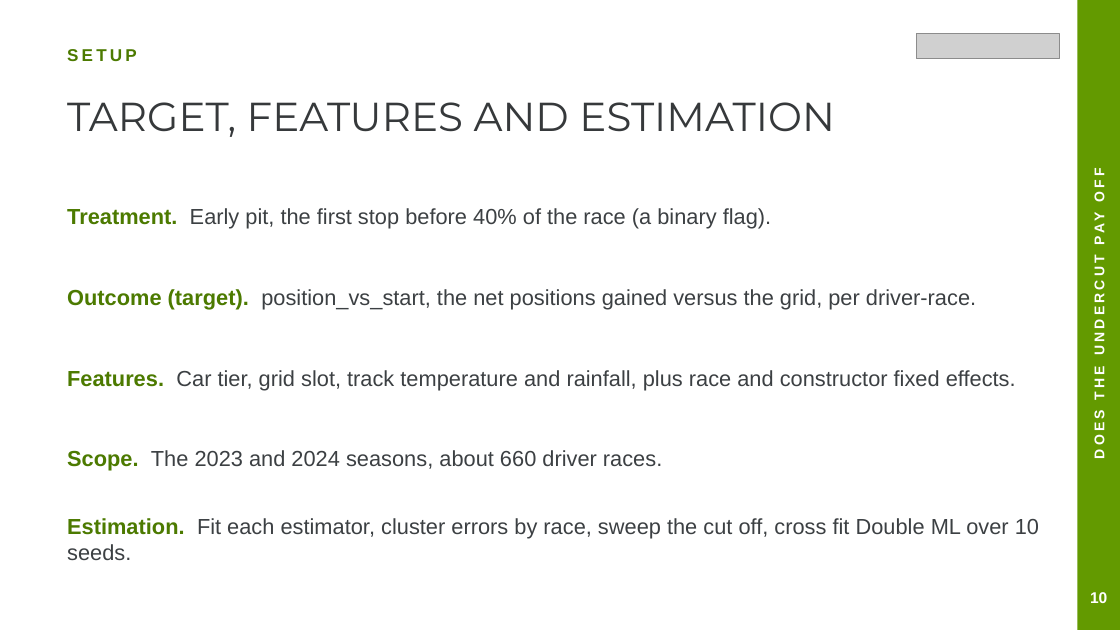
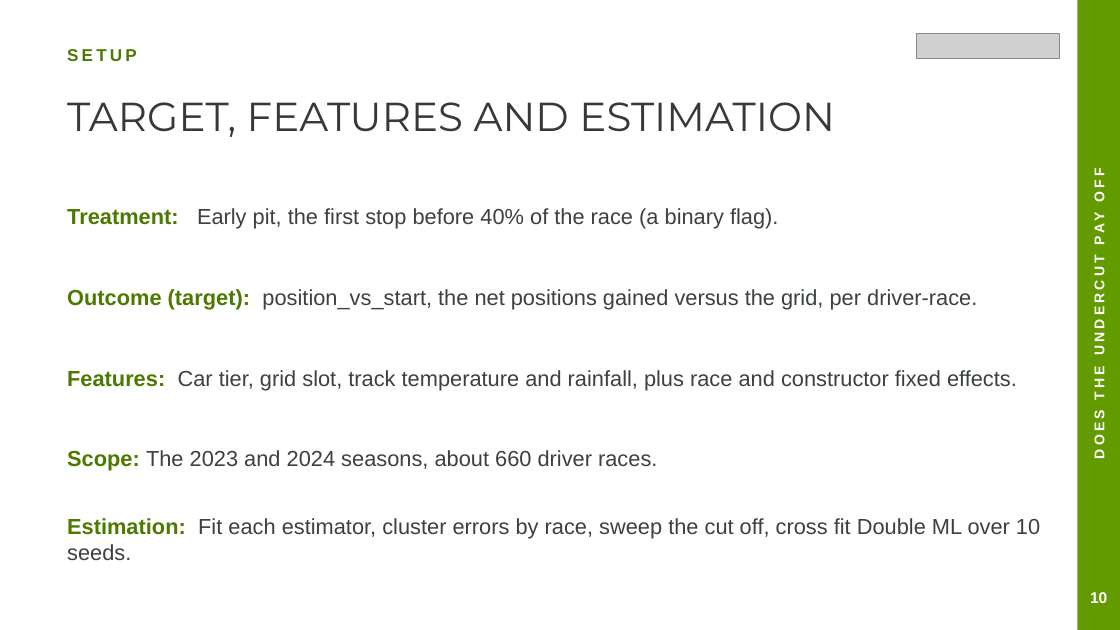
Before and after one commit to Munish0303/dai-mission-group-K, a slide deck: slide 14 of presentation.pptx. Drawn at 1120x630 pixels with LibreOffice and Linux fonts; fonts in the diff are those of the drawing; grey boxes stand for pictures. Boxes give left, top, right and bottom in pixels: in the first picture for what was removed or moved away, otherwise in the second. Text is boxed around its words. In the diff, an @@ line names an element or a change of style, - is before the commit and + after.

```diff
--- a/presentation.pptx
+++ b/presentation.pptx
@@ text at (67, 208, 778, 229): text changed @@
-Treatment. Early pit, the first stop before 40% of the race (a binary flag).
+Treatment: Early pit, the first stop before 40% of the race (a binary flag).
@@ text at (67, 289, 977, 310): text changed @@
-Outcome (target). position_vs_start, the net positions gained versus the grid, per driver-race.
+Outcome (target): position_vs_start, the net positions gained versus the grid, per driver-race.
@@ text at (67, 370, 1017, 390): text changed @@
-Features. Car tier, grid slot, track temperature and rainfall, plus race and constructor fixed effects.
+Features: Car tier, grid slot, track temperature and rainfall, plus race and constructor fixed effects.
@@ text at (67, 450, 657, 471): text changed @@
-Scope. The 2023 and 2024 seasons, about 660 driver races.
+Scope: The 2023 and 2024 seasons, about 660 driver races.
@@ text at (67, 518, 1040, 560): text changed @@
-Estimation. Fit each estimator, cluster errors by race, sweep the cut off, cross fit Double ML over 10 seeds.
+Estimation: Fit each estimator, cluster errors by race, sweep the cut off, cross fit Double ML over 10 seeds.
```
Also in this commit, not shown: 31 other slides changed, 4 slides added, 3 slides removed, 2 other files.
